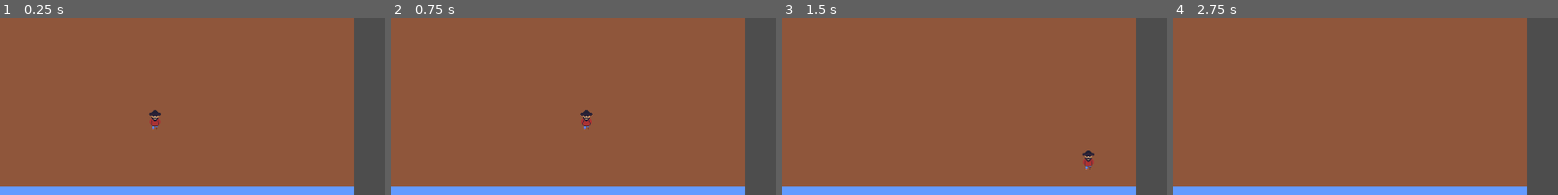
Above: before the commit, frames 1-4 (left to right).
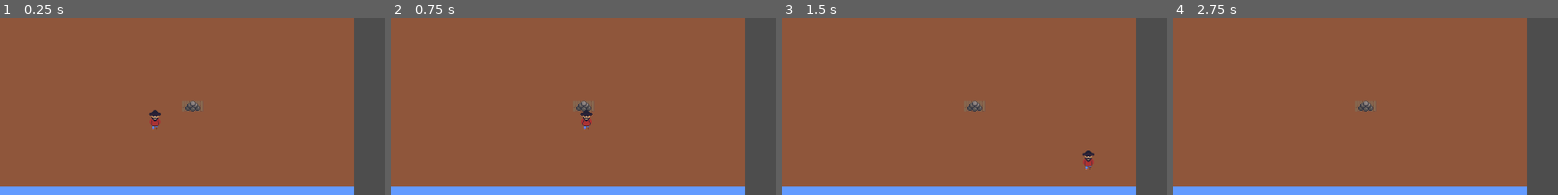
Above: after the commit, the same moments.

Repository: AndyVN2000/k-jam-2024
Game: Godot game, scene res://main.tscn
Two runs of this game, one before a commit and one after it. Both use one fixed random seed, a clock stepped at 60 frames per second and the inputs below.
Inputs:
- Up to frame 1 (0.25 s): no input
- Up to frame 2 (0.75 s): hold D (move_right) from 0.53 s (still down)
- Up to frame 3 (1.5 s): release D (move_right) at 1.28 s; hold S (move_down) from 1.28 s (still down)
- Up to frame 4 (2.75 s): tap Enter at 2 s; release S (move_down) at 2.03 s; hold D (move_right) from 2.03 s (still down)
The pictures show only the part of the screen within x 5-55%, y 30-80%; the shares and areas given below are measured in that part.

The runs differ from the first frame. In frame 1, 0.2% of the frame differs, in the area x 48-53%, y 46-54%; in frame 2, 0.2%; in frame 3, 0.2%; in frame 4, 0.2%.

Commit message:
Git is shit. Forgot to add things important to collision and tiles. This time the player/tile collision should work

Diff:
--- a/left_viewport/ship_deck_tile_map.tscn
+++ b/left_viewport/ship_deck_tile_map.tscn
@@ -1,7 +1,8 @@
-[gd_scene load_steps=7 format=4 uid="uid://brag6ojr8mdyw"]
+[gd_scene load_steps=10 format=4 uid="uid://brag6ojr8mdyw"]
 
 [ext_resource type="Texture2D" uid="uid://da5w48n82yvx0" path="res://art/alpha_tile_set.png" id="1_7encj"]
-[ext_resource type="PackedScene" uid="uid://dai7r7qasbuop" path="res://left_viewport/player.tscn" id="2_y84hh"]
+[ext_resource type="Texture2D" uid="uid://hmkhbpgkif2j" path="res://art/tilesets/ship_tileset.png" id="2_brfui"]
+[ext_resource type="PackedScene" uid="uid://dmae8l515llnd" path="res://left_viewport/player.tscn" id="2_y84hh"]
 
 [sub_resource type="TileSetAtlasSource" id="TileSetAtlasSource_j5u36"]
 texture = ExtResource("1_7encj")
@@ -26,6 +27,41 @@
 [sub_resource type="TileSet" id="TileSet_xqimj"]
 sources/0 = SubResource("TileSetAtlasSource_sxmli")
 
+[sub_resource type="TileSetAtlasSource" id="TileSetAtlasSource_sdpy4"]
+texture = ExtResource("2_brfui")
+1:0/0 = 0
+2:0/0 = 0
+3:0/0 = 0
+4:0/0 = 0
+5:0/0 = 0
+0:1/0 = 0
+1:1/0 = 0
+2:1/0 = 0
+3:1/0 = 0
+4:1/0 = 0
+4:1/0/physics_layer_0/polygon_0/points = PackedVector2Array(-2.875, 8, -3, 0.75, 5.625, -8, 8, -8, 8, 8)
+5:1/0 = 0
+5:1/0/physics_layer_0/polygon_0/points = PackedVector2Array(-8, -8, -5.875, -8, 3, 1, 2.875, 8, -8, 8)
+0:2/0 = 0
+1:2/0 = 0
+2:2/0 = 0
+3:2/0 = 0
+4:2/0 = 0
+5:2/0 = 0
+0:3/0 = 0
+1:3/0 = 0
+2:3/0 = 0
+3:3/0 = 0
+4:3/0 = 0
+5:3/0 = 0
+0:4/0 = 0
+1:4/0 = 0
+
+[sub_resource type="TileSet" id="TileSet_lfvwc"]
+physics_layer_0/collision_layer = 4
+physics_layer_0/collision_mask = 3
+sources/0 = SubResource("TileSetAtlasSource_sdpy4")
+
 [node name="ShipDeckTileMap" type="Node2D"]
 
 [node name="LayerHolder" type="Node2D" parent="."]
@@ -39,6 +75,12 @@
 tile_map_data = PackedByteArray("AAAAAAkAAAACAAAAAAAAAAoAAAACAAAAAAAAAAsAAAACAAAAAAAAAAwAAAACAAAAAAAAAA0AAAACAAAAAAAAAA …(9392 unchanged characters)…
 tile_set = SubResource("TileSet_xqimj")
 
+[node name="TileMapLayer" type="TileMapLayer" parent="LayerHolder"]
+z_index = 2
+tile_map_data = PackedByteArray("AAAUABEAAAAEAAEAAAAVABEAAAAFAAEAAAA=")
+tile_set = SubResource("TileSet_lfvwc")
+
 [node name="CharacterBody2D" parent="." instance=ExtResource("2_y84hh")]
 z_index = 2
 position = Vector2(280, 300)
+collision_mask = 5
